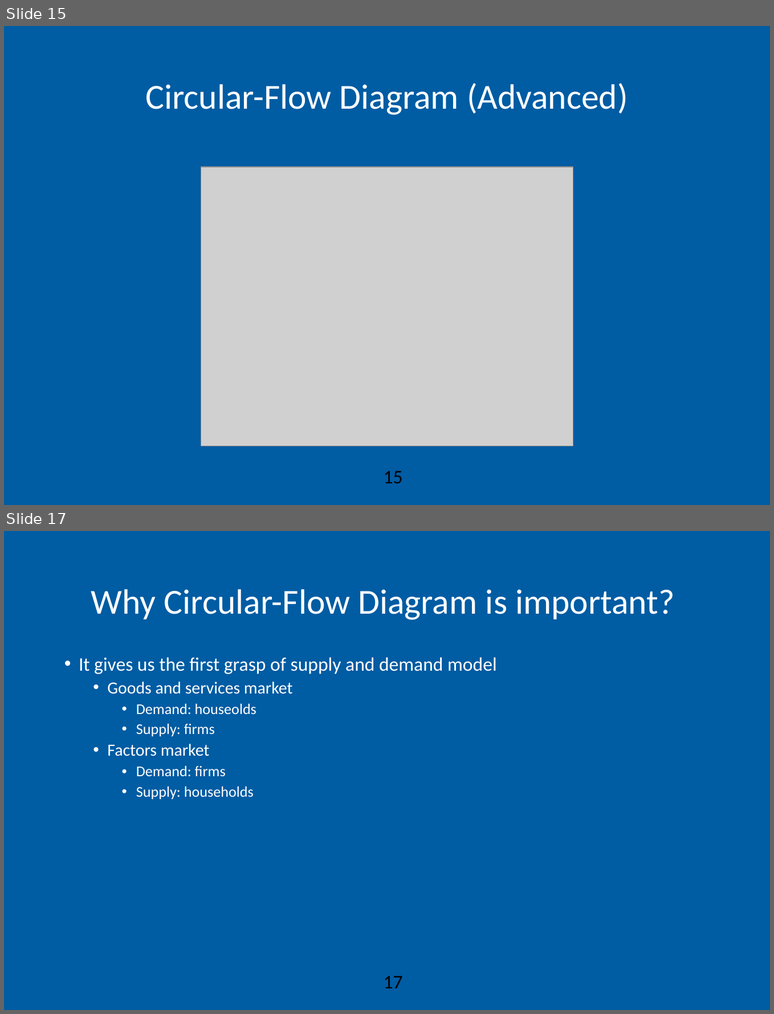
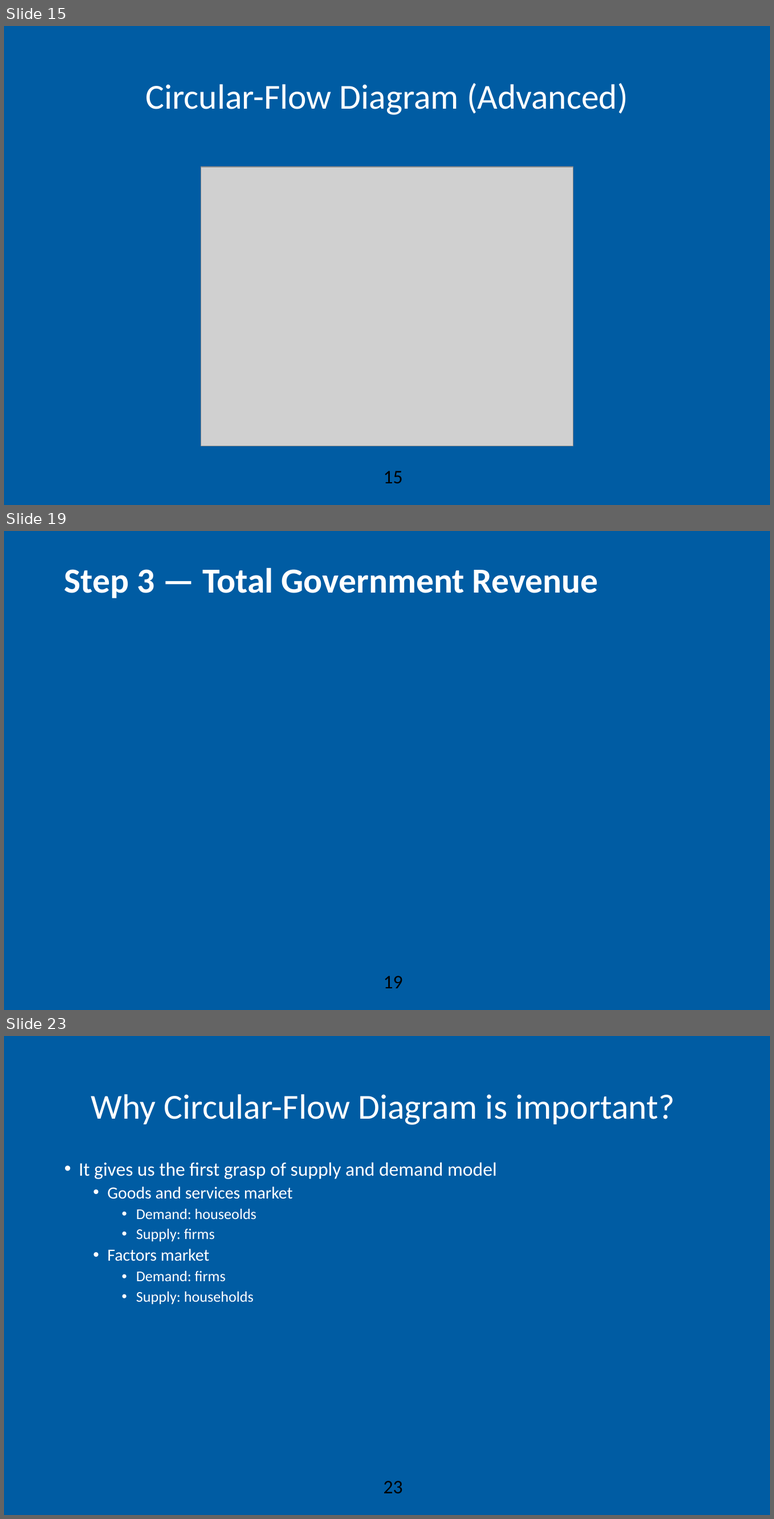
Before and after one commit to AEGDDI/idr305, a slide deck: lectures/L2.pptx. Shown one above the other, each under a label of ours: slides 15 and 17 before the commit, slides 15, 19 and 23 after it; the slides between them are not shown. The pictures are 774x1014 and 774x1519 pixels, drawn with LibreOffice and Linux fonts; fonts in the diff are those of the drawing; grey boxes stand for pictures; background and template pictures are left out. Boxes give left, top, right and bottom in pixels: in the first picture for what was removed or moved away, otherwise in the second. Text is boxed around its words. In the diff, an @@ line names an element or a change of style, - is before the commit and + after.

```diff
--- a/lectures/L2.pptx
+++ b/lectures/L2.pptx
@@ slide 19 added at box(4, 531, 770, 1010), background #FFFFFF; not listed: 2 template elements that a slide beside it also shows @@
@@ title added at box(64, 567, 599, 598), 33 pt, text #FFFFFF, bold @@
+Step 3 — Total Government Revenue
@@ what was slide 17 is now slide 23 @@
@@ page number at box(384, 1481, 403, 1493): text changed @@
-17
+23
```
Also in this commit, not shown: 4 slides changed, 5 other slides added, 1 other file.
